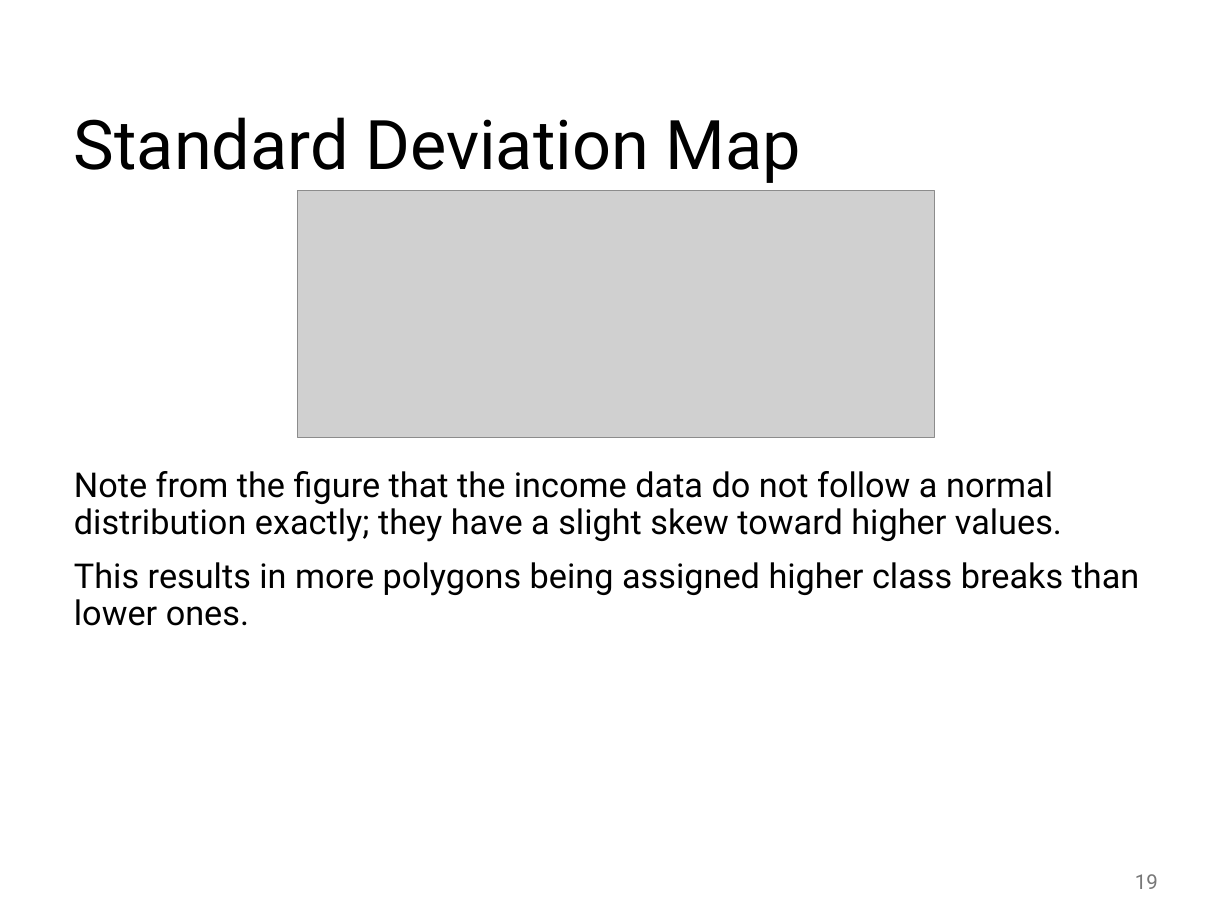
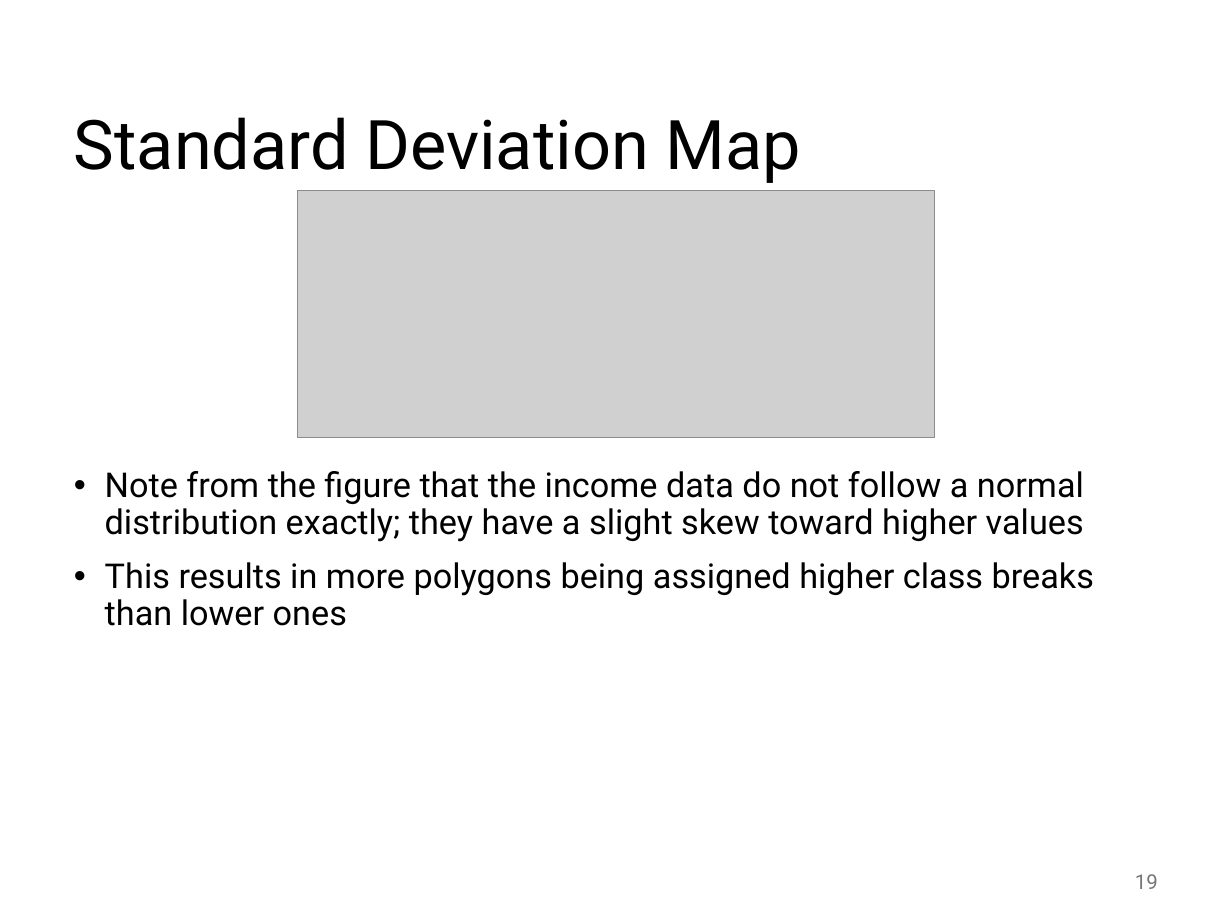
Before and after one commit to abuabara/abuabara.github.io, a slide deck: slide 19 of DAEN489S26/week2_slides.pptx. Drawn at 1232x924 pixels with LibreOffice and Linux fonts; fonts in the diff are those of the drawing; grey boxes stand for pictures. Boxes give left, top, right and bottom in pixels: in the first picture for what was removed or moved away, otherwise in the second. Text is boxed around its words. In the diff, an @@ line names an element or a change of style, - is before the commit and + after.

```diff
--- a/DAEN489S26/week2_slides.pptx
+++ b/DAEN489S26/week2_slides.pptx
@@ text at (105, 471, 1094, 626): text changed @@
-Note from the figure that the income data do not follow a normal distribution exactly; they have a slight skew toward higher values.
-This results in more polygons being assigned higher class breaks than lower ones.
+• Note from the figure that the income data do not follow a normal distribution exactly; they have a slight skew toward higher values
+• This results in more polygons being assigned higher class breaks than lower ones
```
Also in this commit, not shown: 21 other slides changed, 1 other file.
